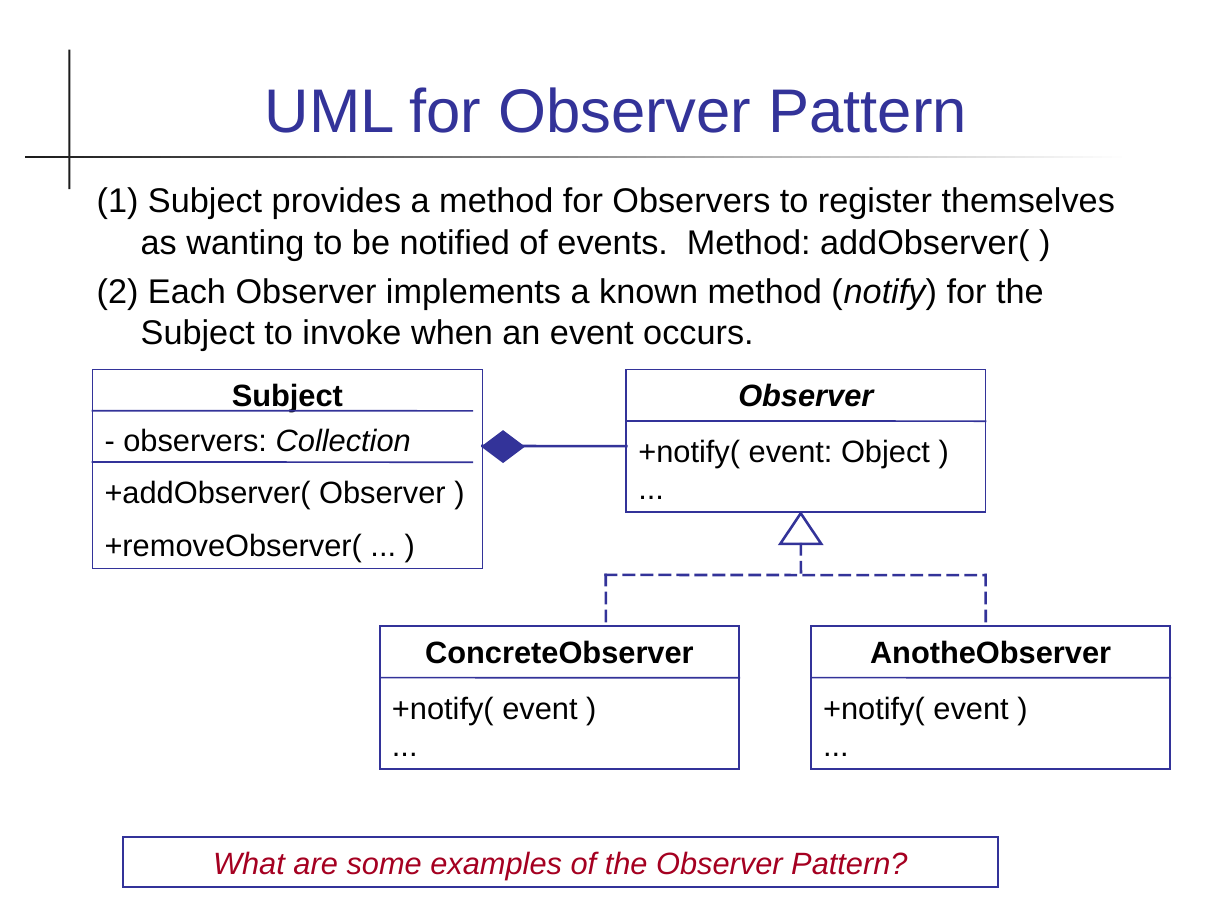
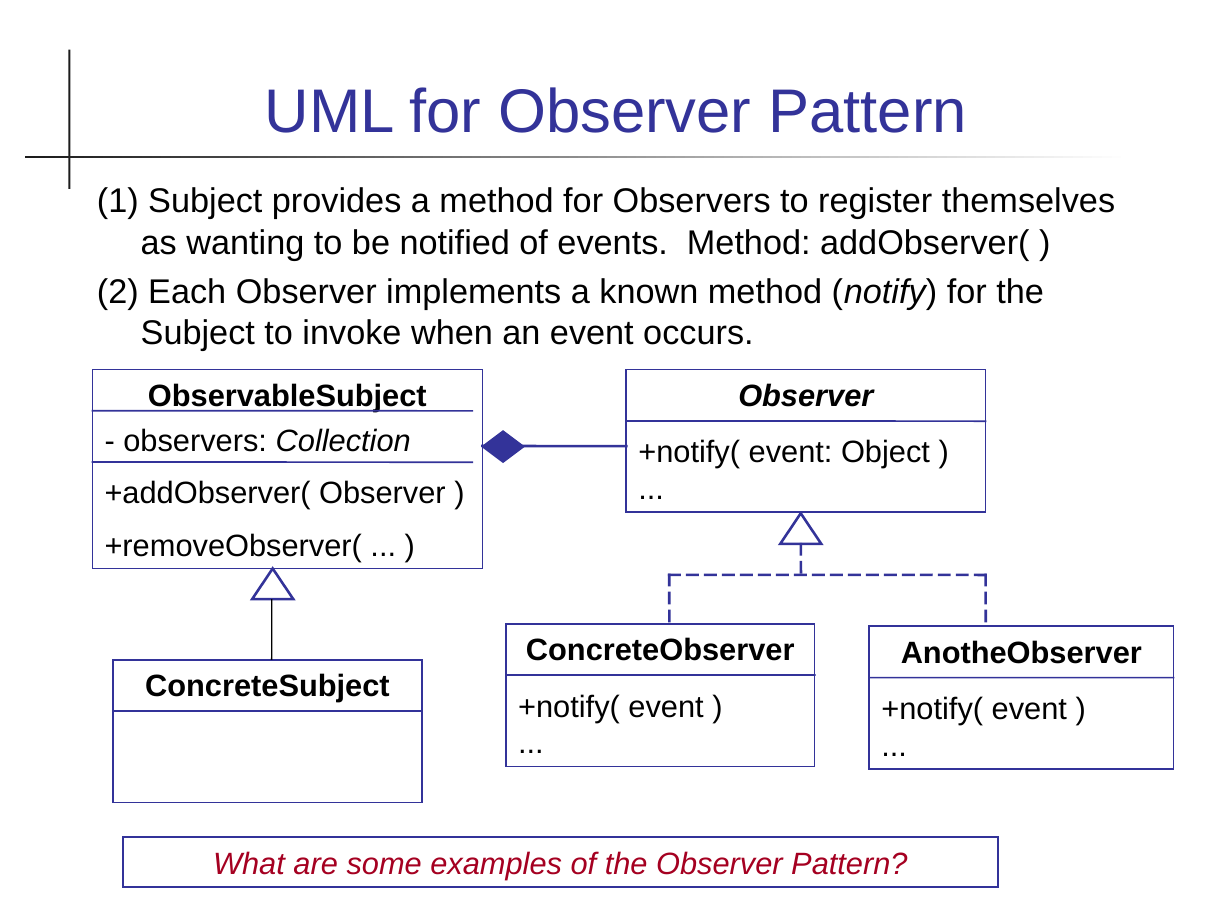
Before and after one commit to skeoop/skeoop.github.io, a slide deck: slide 3 of patterns/Observer-Pattern.ppt. Drawn at 1232x924 pixels with LibreOffice and Linux fonts; fonts in the diff are those of the drawing. Boxes give left, top, right and bottom in pixels: in the first picture for what was removed or moved away, otherwise in the second. Text is boxed around its words. In the diff, an @@ line names an element or a change of style, - is before the commit and + after.

Commit message:
Add Lab14, update observer slides

```diff
--- a/patterns/Observer-Pattern.ppt
+++ b/patterns/Observer-Pattern.ppt
@@ text in rectangle at (148, 383, 427, 412): text changed @@
-Subject
+ObservableSubject
@@ up arrow added at (253, 568, 293, 599), outline #333399 1.5 pt @@
@@ line added from (271, 660) to (272, 599), #000000 0.74 pt @@
@@ line moved from (606, 575) - (606, 626) to (669, 575) - (669, 626) @@
@@ line moved from (606, 575) - (986, 575) to (669, 575) - (986, 575) @@
@@ rectangle "ConcreteObserver": place and size @@
-rectangle "ConcreteObserver" at (379, 626, 739, 769)
+rectangle "ConcreteObserver" at (506, 623, 816, 766)
@@ rectangle "AnotheObserver": place and size @@
-rectangle "AnotheObserver" at (811, 626, 1170, 769)
+rectangle "AnotheObserver" at (870, 626, 1174, 769)
@@ rectangle added at (113, 659, 423, 802), outline #333399 0.99 pt, 18 pt, text #000000, bold @@
+ConcreteSubject
@@ line moved from (379, 678) - (739, 678) to (506, 675) - (814, 675) @@
@@ line moved from (811, 678) - (1170, 678) to (870, 678) - (1174, 678) @@
@@ line added from (113, 711) to (421, 711), #333399 0.99 pt @@
```
Also in this commit, not shown: 6 other slides changed, 5 other files.
